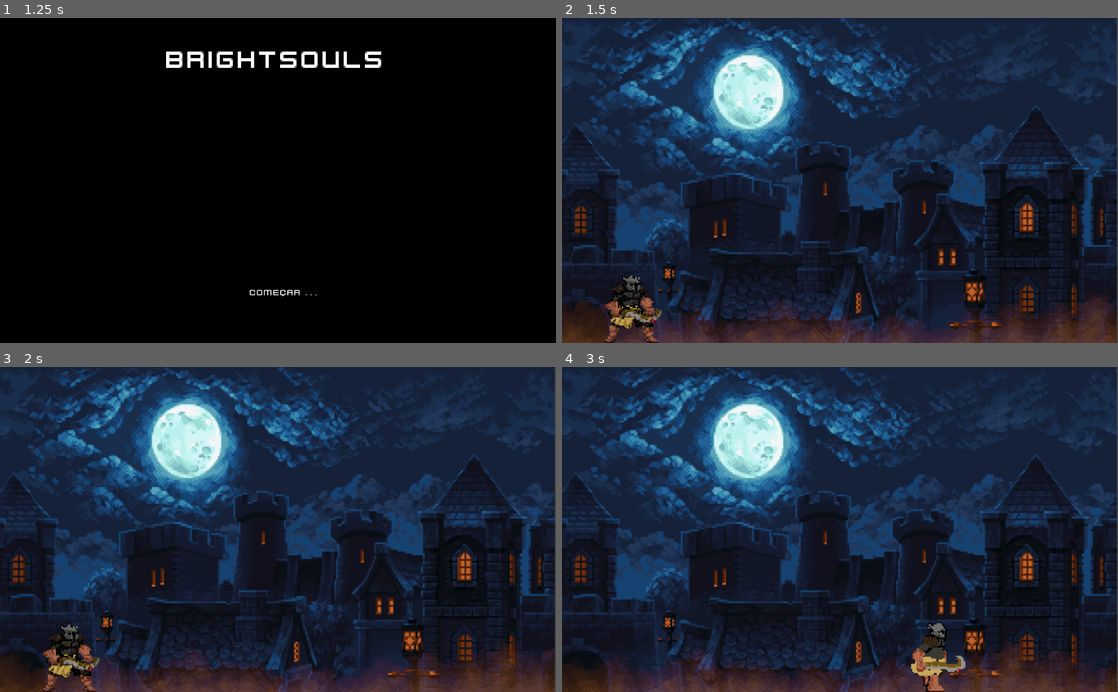
Above: before the commit, frames 1-4 (two rows, left to right).
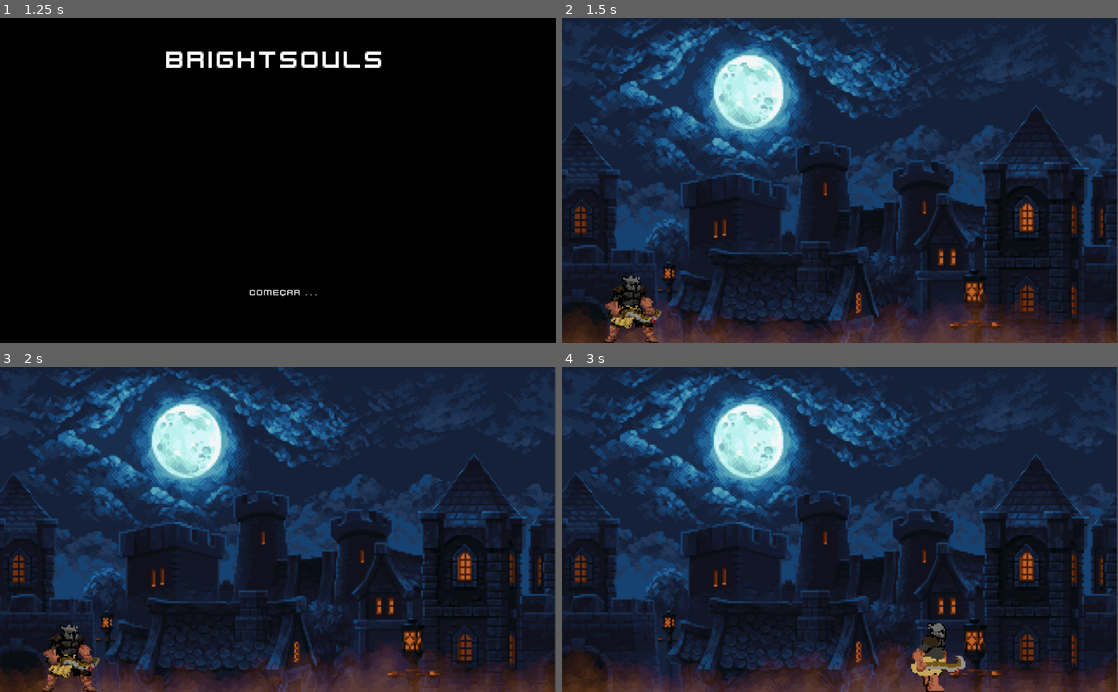
Above: after the commit, the same moments.

Repository: DouglasKosvoski/Bright
Game: Godot game, scene res://Scenes/MAIN_MENU.tscn
Same seed, same stepped clock (60 frames per second), same inputs: the game is played once before the commit and once after it. The engine's default icon, where the game draws it, is replaced by a stand-in: a white triangle on a blue panel in a dark square.
Inputs:
- Up to frame 1 (1.25 s): click "start" at 0.5 s
- Up to frame 2 (1.5 s): click "COMEÇAR . . ." at 1.25 s
- Up to frame 3 (2 s): no input
- Up to frame 4 (3 s): hold Space (space) 2.03-2.78 s; hold D (right) from 2.03 s (still down); tap Space (space) at 2.85 s

Frame 1 is identical in both runs. In frame 2, 2.5% of the frame differs, in the area x 0-100%, y 86-100%; in frame 3, 2.4%; in frame 4, 2.6%.

Commit message:
.

Diff:
--- a/Scenes/BKGD.tscn
+++ b/Scenes/BKGD.tscn
@@ -338,6 +338,6 @@
 scale = Vector2( 1.6, 1.7 )
 frames = SubResource( 1 )
 animation = "New Anim"
-frame = 159
+frame = 228
 speed_scale = 4.0
 playing = true
